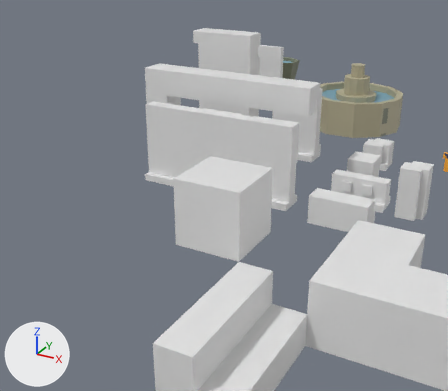
Two versions of the Blender file Models/models2.blend, one commit apart.
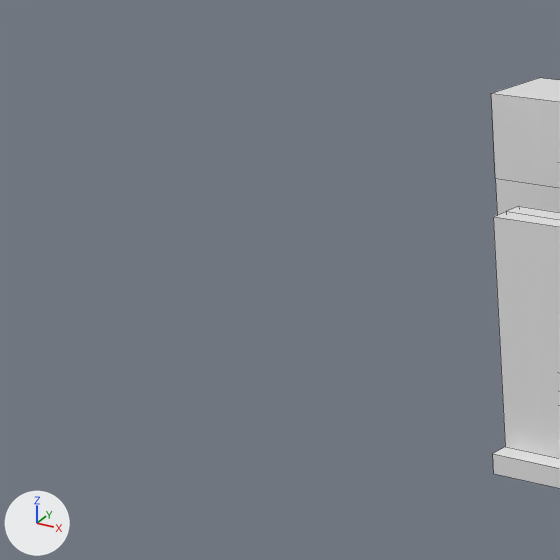
There are two pictures of each version: one from a 50 mm camera at (5.62, -9.87, 9.27) aimed at (-6.25, 11.72, -1.53), one close up on the part from 0% to 37% of the width and 10% to 53% of the height. Arrows for +X, +Y and +Z are at lower left; the lights stay in place. The close-ups show mesh edges as thin lines.

The scene before the commit, as lines of its bpy script (objects in view):
```python
me_cube_029 = bpy.data.meshes.new('Cube.029')
me_cube_029.from_pydata(...)  # 38 vertices, 36 faces; spans x -1.0..1.0, y -1.0..1.0, z -1.0..2.0
me_cube_029.materials.append(mat_material_031)  # its picture is missing
me_cube_031 = bpy.data.meshes.new('Cube.031')
me_cube_031.from_pydata(...)  # 18 vertices, 15 faces; spans x -1.0..0.0, y -1.0..1.0, z -1.0..3.0
me_cube_031.materials.append(mat_material_033)  # its picture is missing
ob_wall1_025 = bpy.data.objects.new('Wall1.025', me_cube_029)
ob_wall1_025.location = (-7.0, 9.0, 1.0)
ob_wall1_025.scale = (1.0, 0.5, 1.0)
ob_wall1_027 = bpy.data.objects.new('Wall1.027', me_cube_031)
ob_wall1_027.location = (-8.0, 10.7, 1.0)
ob_wall1_027.scale = (1.0, 0.5, 1.0)
```
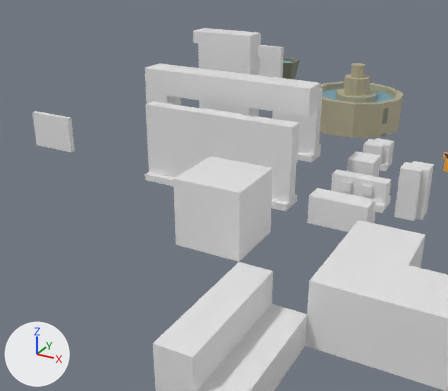
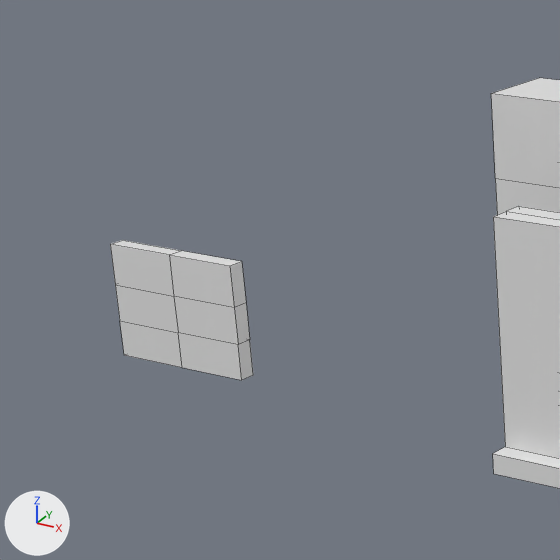
The change, as a list of edits to the scene's bpy script:
```text
Add mat_material_049:
    mat_material_049 = principled_material('Material.049')
    mat_material_049.base_color = (0.8, 0.8, 0.8)  # white #e7e7e7
Add me_cube_052:
    me_cube_052.from_pydata(...)  # a box spanning x 0.0..1.0, y 0.064..0.5, z -0.75..-0.278
    me_cube_052.materials.append(mat_material_049)  # its picture is missing
Add me_cube_051:
    me_cube_051.from_pydata([(1.0, 0.5, 0.208), (1.0, 0.064, 0.208), (0.0, 0.5, 0.208), (0.0, 0.064, 0.208), (1.0, 0.5, -0.278), (1.0, 0.064, -0.278), (0.0, 0.5, -0.278), (0.0, 0.064, -0.278)], [], [(0, 1, 5, 4), (1, 3, 7, 5), (0, 4, 6, 2)])
    me_cube_051.materials.append(mat_material_049)  # its picture is missing
Add me_cube_050:
    me_cube_050.from_pydata(...)  # a box spanning x 0.0..1.0, y 0.064..0.5, z 0.208..0.747
    me_cube_050.materials.append(mat_material_049)  # its picture is missing
Add me_cube_049:
    me_cube_049.from_pydata(...)  # a box spanning x -1.0..0.0, y 0.064..0.5, z 0.208..0.747
    me_cube_049.materials.append(mat_material_049)  # its picture is missing
Add me_cube_048:
    me_cube_048.from_pydata(...)  # a box spanning x -1.0..0.0, y 0.064..0.5, z -0.278..0.208
    me_cube_048.materials.append(mat_material_049)  # its picture is missing
Add me_cube_047:
    me_cube_047.from_pydata(...)  # a box spanning x -1.0..0.0, y 0.064..0.5, z -0.75..-0.278
    me_cube_047.materials.append(mat_material_049)  # its picture is missing
Add ob_wall1_048:
    ob_wall1_048 = bpy.data.objects.new('Wall1.048', me_cube_052)
    ob_wall1_048.location = (-13.24, 9.0, 1.0)
    ob_wall1_048.scale = (1.0, 0.5, 1.0)
Add ob_wall1_047:
    ob_wall1_047 = bpy.data.objects.new('Wall1.047', me_cube_051)
    ob_wall1_047.location = (-13.24, 9.0, 1.0)
    ob_wall1_047.scale = (1.0, 0.5, 1.0)
Add ob_wall1_046:
    ob_wall1_046 = bpy.data.objects.new('Wall1.046', me_cube_050)
    ob_wall1_046.location = (-13.24, 9.0, 1.0)
    ob_wall1_046.scale = (1.0, 0.5, 1.0)
Add ob_wall1_045:
    ob_wall1_045 = bpy.data.objects.new('Wall1.045', me_cube_049)
    ob_wall1_045.location = (-13.24, 9.0, 1.0)
    ob_wall1_045.scale = (1.0, 0.5, 1.0)
Add ob_wall1_044:
    ob_wall1_044 = bpy.data.objects.new('Wall1.044', me_cube_048)
    ob_wall1_044.location = (-13.24, 9.0, 1.0)
    ob_wall1_044.scale = (1.0, 0.5, 1.0)
Add ob_wall1_043:
    ob_wall1_043 = bpy.data.objects.new('Wall1.043', me_cube_047)
    ob_wall1_043.location = (-13.24, 9.0, 1.0)
    ob_wall1_043.scale = (1.0, 0.5, 1.0)
```

What differs and where, as boxes [x1, y1, x2, y2] in the close-ups (560 x 560 px):
'Wall1.046', added
    after: [169, 251, 246, 308]
'Wall1.045', added
    after: [110, 240, 181, 296]
'Wall1.047', added
    after: [174, 296, 250, 345]
'Wall1.048', added
    after: [178, 333, 253, 380]
'Wall1.044', added
    after: [115, 285, 178, 332]
'Wall1.043', added
    after: [120, 321, 182, 367]
